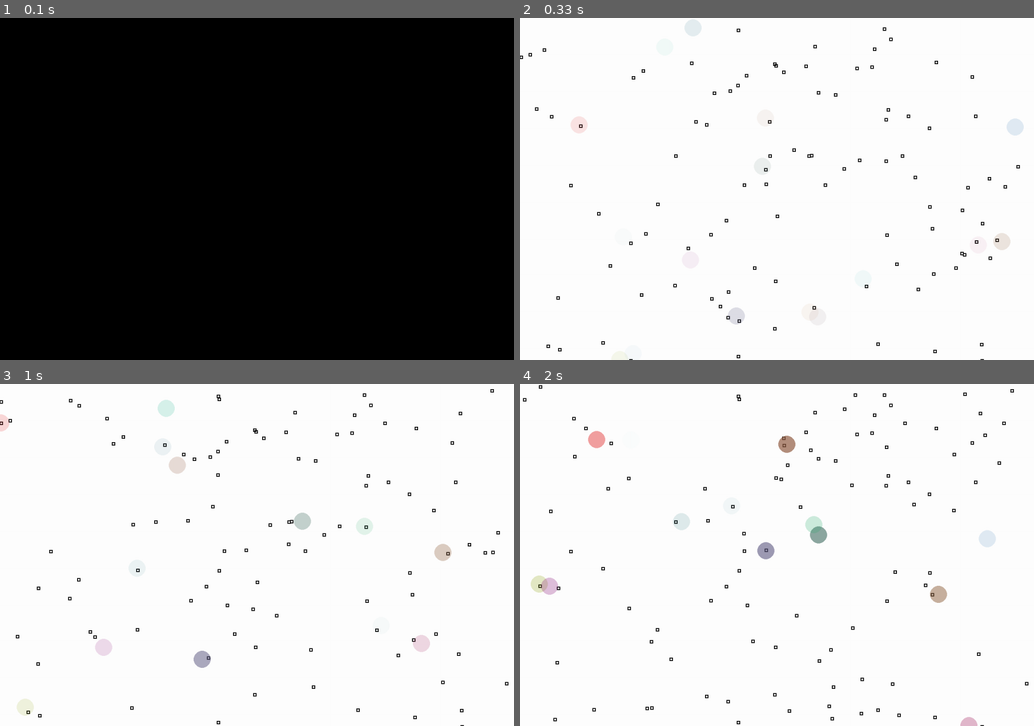
Above: before the commit, frames 1-4 (two rows, left to right).
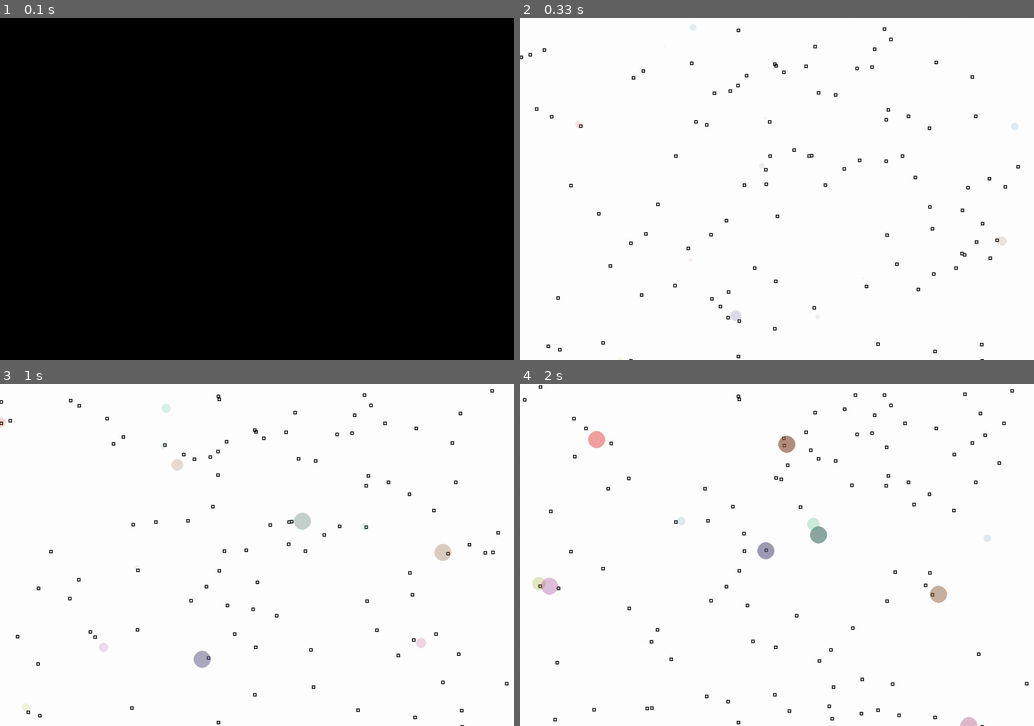
Above: after the commit, the same moments.

Repository: logularjason/gol
Game: pygame game, started from gol.py
Two runs of this game, one before a commit and one after it. Both use one fixed random seed, a clock stepped at 60 frames per second and the inputs below.
Inputs:
- Up to frame 1 (0.1 s): no input
- Up to frame 2 (0.33 s): no input
- Up to frame 3 (1 s): no input
- Up to frame 4 (2 s): no input

Frame 1 is identical in both runs. In frame 2, 0.5% of the frame differs, in the area x 9-98%, y 0-90%; in frame 3, 0.5%, in the area x 0-84%, y 4-97%; in frame 4, 0.3%.

Commit message:
alter radius

Diff:
--- a/creature.py
+++ b/creature.py
@@ -73,12 +73,16 @@
 
     def draw(self):
         colour = self.colour();
-        surface1 = pg.Surface((CREATURE_RADIUS*2,CREATURE_RADIUS*2))
+        alpha = colour.a
+        radius=CREATURE_RADIUS
+        if (alpha < 75):
+            radius=radius*alpha/75
+        surface1 = pg.Surface((radius*2,radius*2))
         surface1.set_colorkey("black")
-        surface1.set_alpha(colour.a)
-        pg.draw.circle(surface1, colour, [CREATURE_RADIUS, CREATURE_RADIUS], CREATURE_RADIUS)
-        # pg.draw.circle(self.screen, colour, [self.x, self.y], CREATURE_RADIUS)
-        self.screen.blit(surface1, [self.x-CREATURE_RADIUS, self.y-CREATURE_RADIUS])
+        surface1.set_alpha(alpha)
+        pg.draw.circle(surface1, colour, [radius, radius], radius)
+        # pg.draw.circle(self.screen, colour, [self.x, self.y], radius)
+        self.screen.blit(surface1, [self.x-radius, self.y-radius])
 
     def colour(self):
         red=self.calculateColorValue(self.dna.hopDistance)
